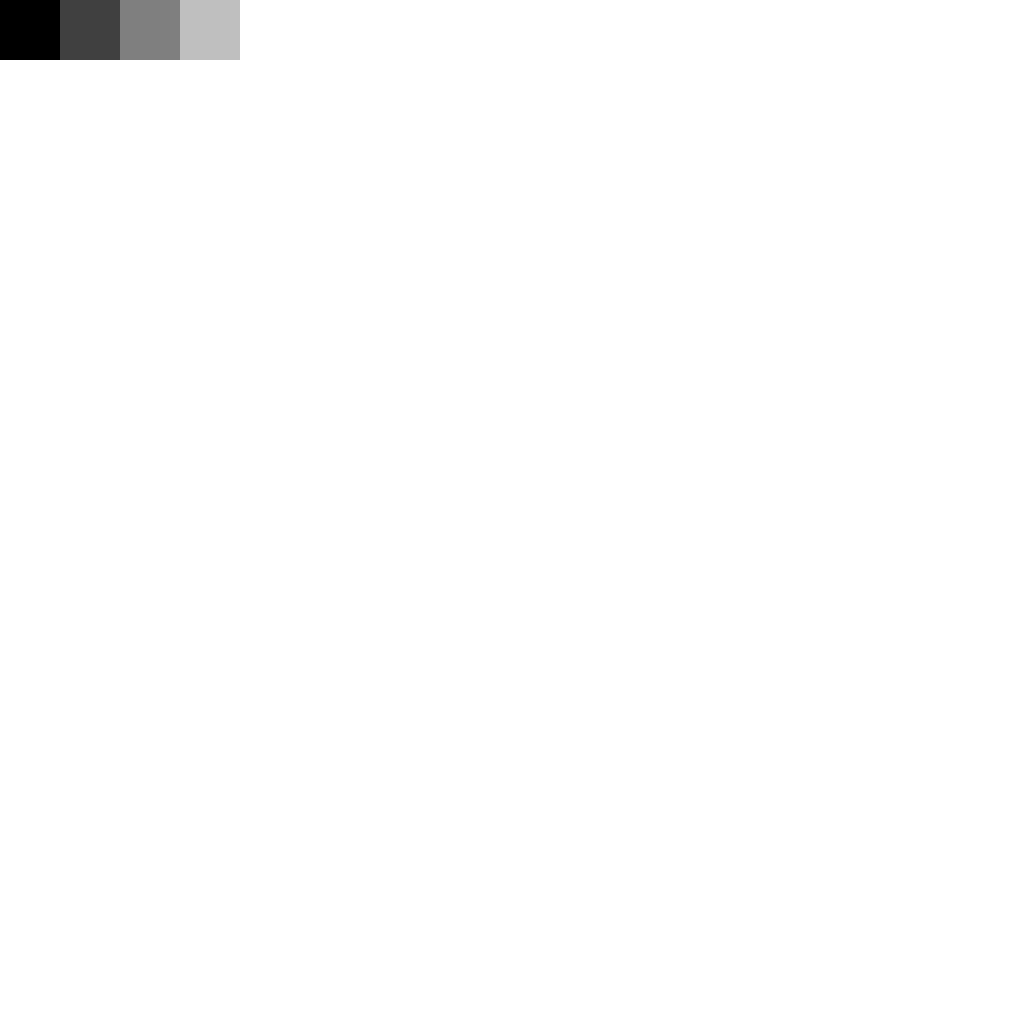
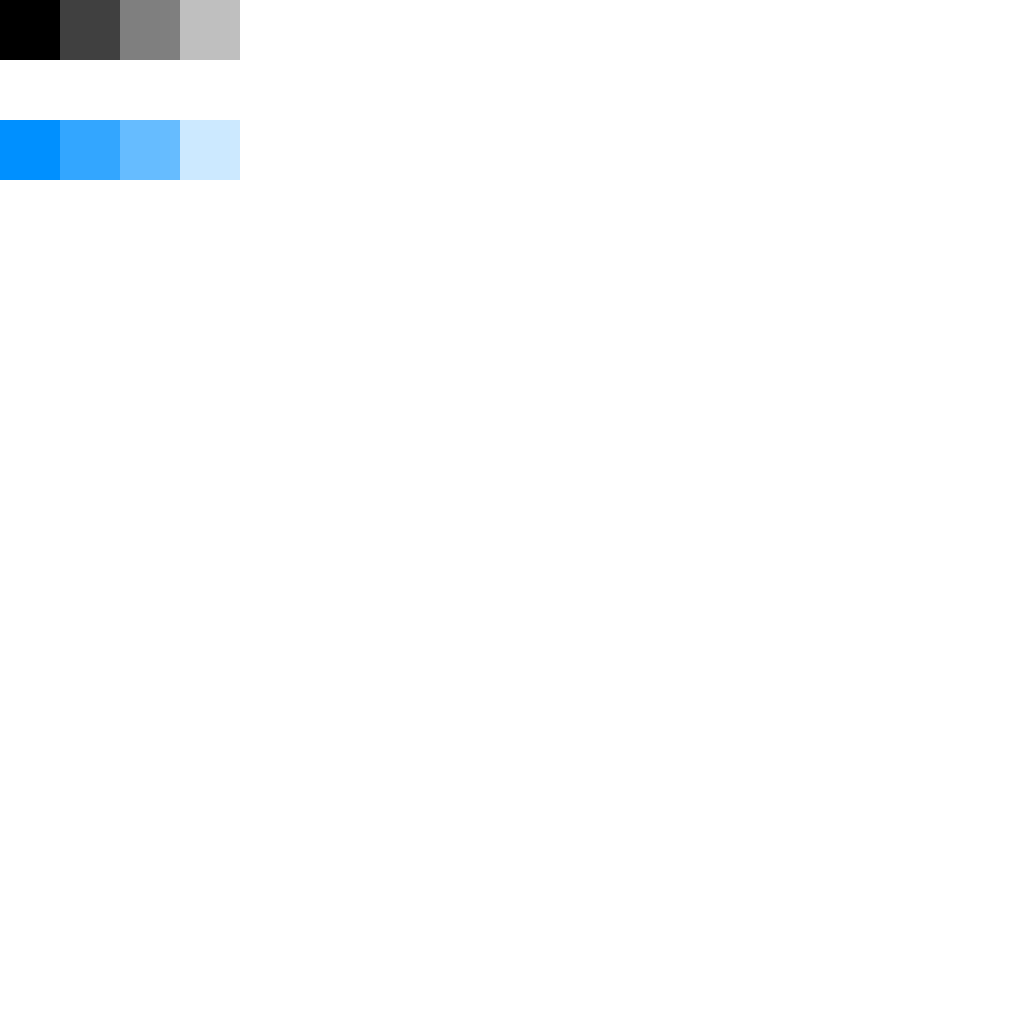
Before/after of a w=1024, h=1024 layered artwork. What changed in the layer stack:
added group "Cyan" with 4 layers above "White" over [0, 120, 240, 180]
added layer "Opaque" (2nd of 3, in "Cyan") in group "Cyan" over [0, 120, 60, 180]
added layer "Low" (2nd of 3, in "Cyan") (80%) in group "Cyan" over [60, 120, 120, 180]
added layer "Medium" (2nd of 3, in "Cyan") (60%) in group "Cyan" over [120, 120, 180, 180]
added layer "High" (2nd of 3, in "Cyan") (20%) in group "Cyan" over [180, 120, 240, 180]
